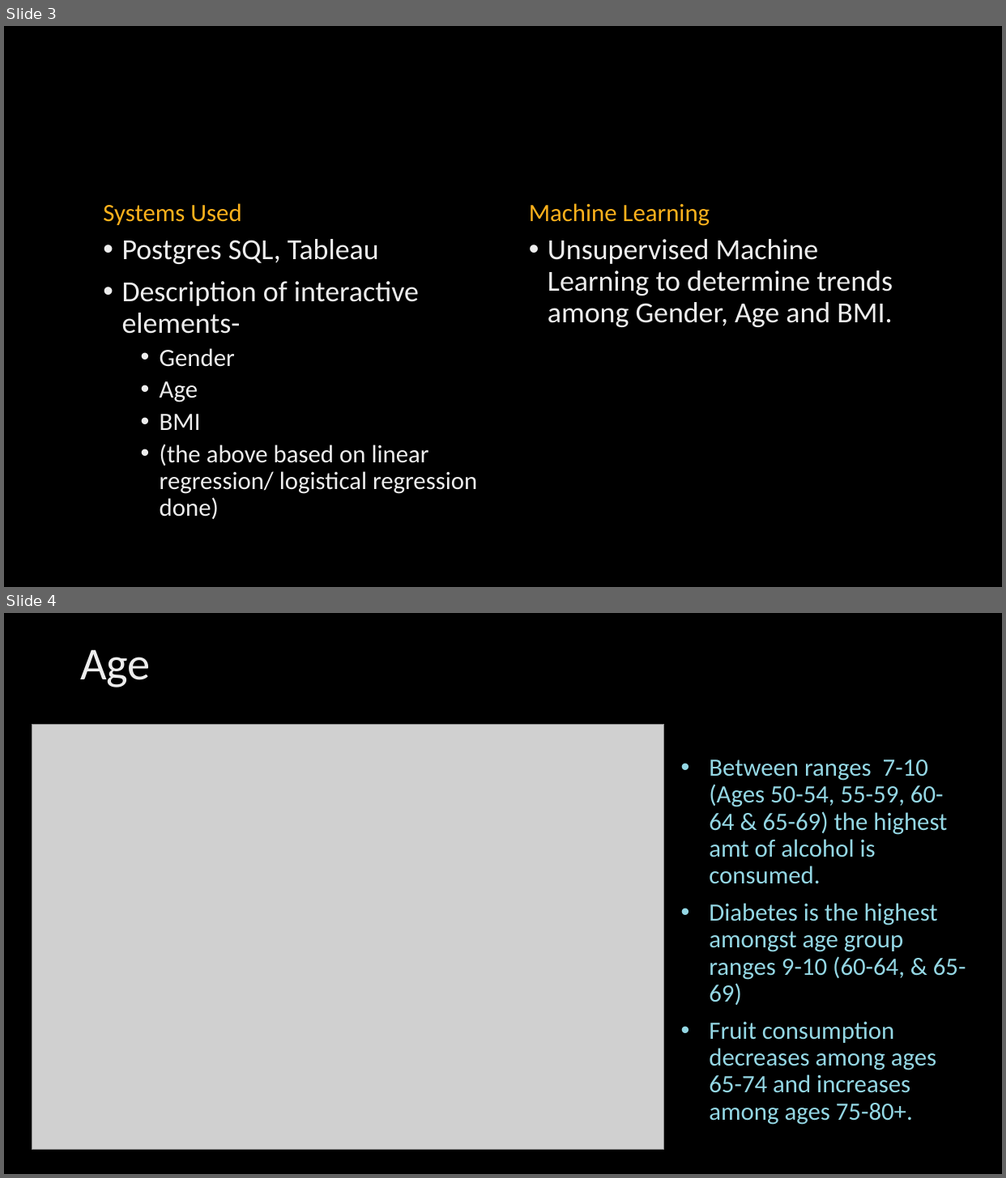
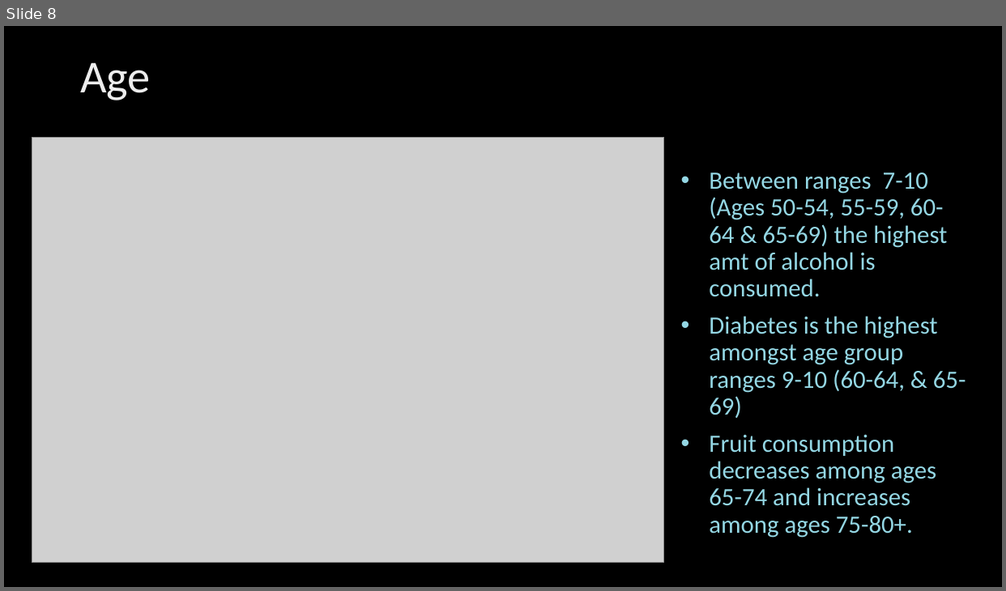
Before and after one commit to Rosedragon87/Capstone_Project_2021, a slide deck: Data_Science_Capstone_2021.pptx. Shown one above the other, each under a label of ours: slides 3 and 4 before the commit, slide 8 after it. The pictures are 1006x1178 and 1006x591 pixels, drawn with LibreOffice and Linux fonts; fonts in the diff are those of the drawing; grey boxes stand for pictures; background and template pictures are left out. Boxes give left, top, right and bottom in pixels: in the first picture for what was removed or moved away, otherwise in the second. Text is boxed around its words. In the diff, an @@ line names an element or a change of style, - is before the commit and + after.

```diff
--- a/Data_Science_Capstone_2021.pptx
+++ b/Data_Science_Capstone_2021.pptx
@@ slide 3 removed at bbox=[4, 26, 1002, 587], background picture (left out) @@
@@ text removed at bbox=[103, 203, 241, 225] @@
-Systems Used
@@ text removed at bbox=[529, 203, 710, 226] @@
-Machine Learning
@@ text removed at bbox=[122, 239, 477, 519] @@
-• Postgres SQL, Tableau
-• Description of interactive elements-
-  • Gender
-  • Age
-  • BMI
-  • (the above based on linear regression/ logistical regression done)
@@ text removed at bbox=[548, 239, 893, 327] @@
-• Unsupervised Machine Learning to determine trends among Gender, Age and BMI.
@@ what was slide 4 is now slide 8 @@
```
Also in this commit, not shown: 5 slides changed, 9 slides added, 11 other slides removed.
